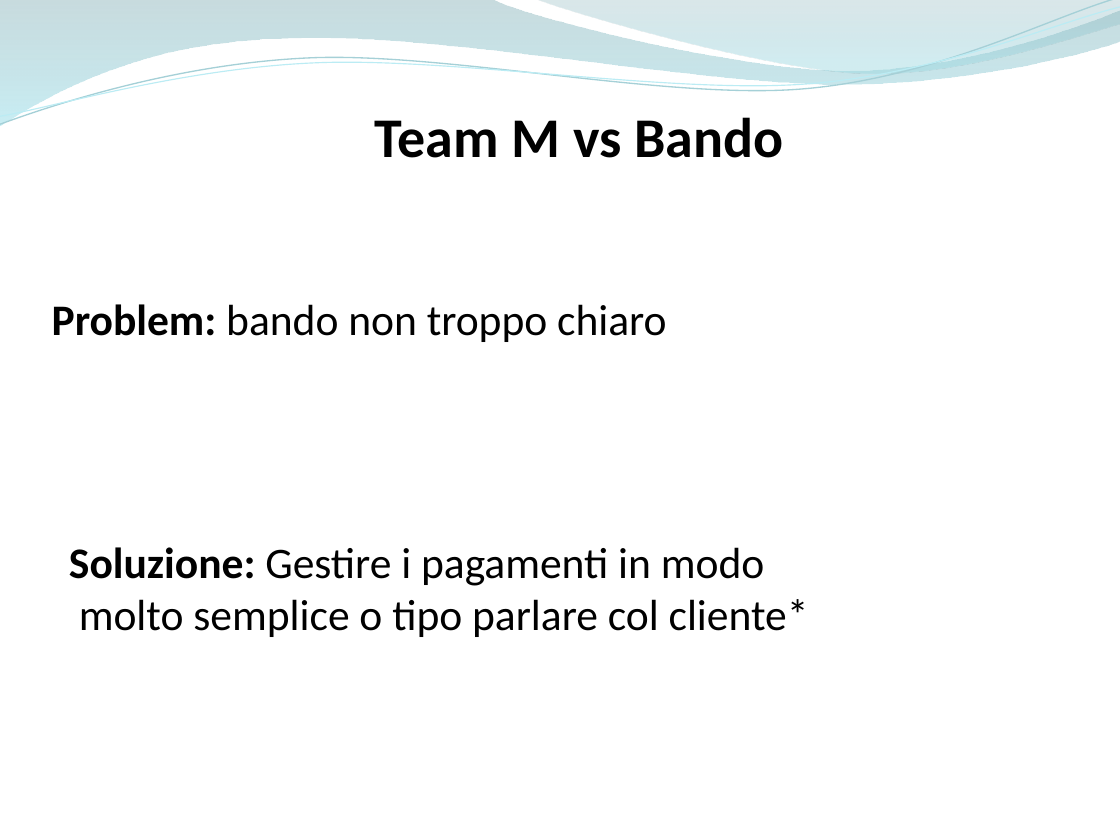
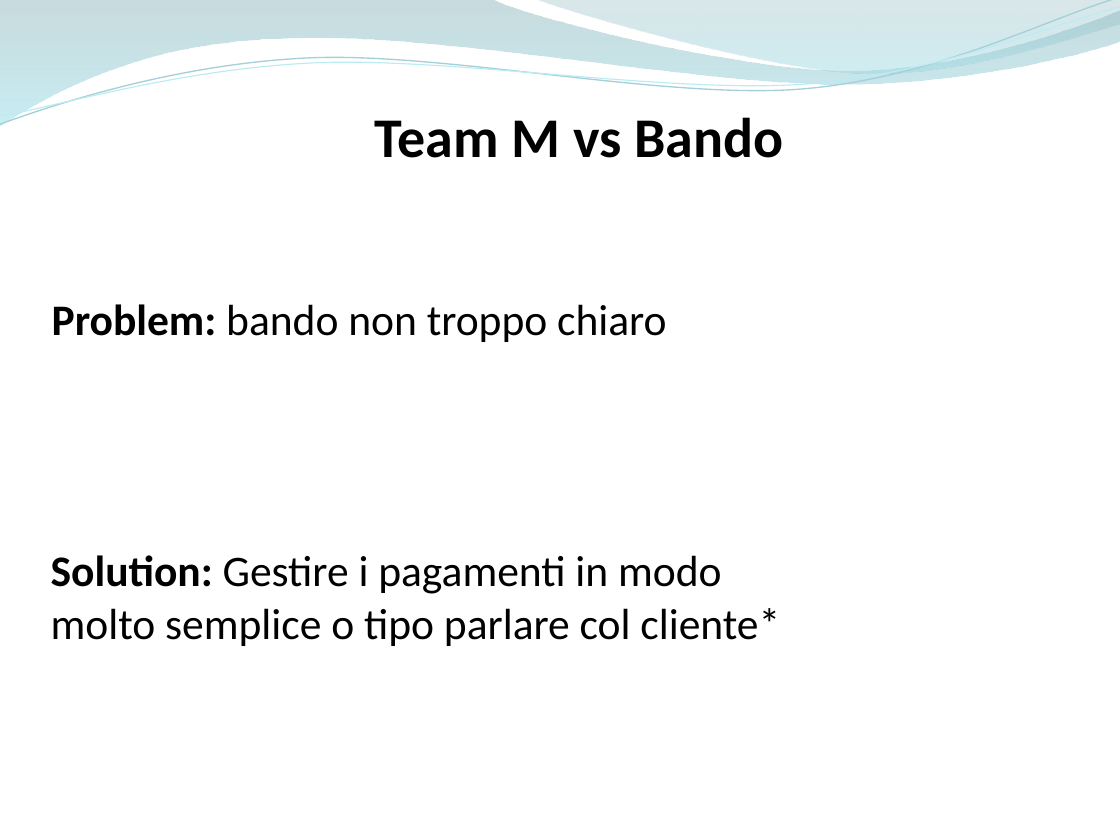
Before and after one commit to ammirate/at-silo, a slide deck: slide 4 of Presentazione/Atsilo2/Parisi/Atsilo_M_Parisi.pptx. Drawn at 1120x840 pixels with LibreOffice and Linux fonts; fonts in the diff are those of the drawing. Boxes give left, top, right and bottom in pixels: in the first picture for what was removed or moved away, otherwise in the second. Text is boxed around its words. In the diff, an @@ line names an element or a change of style, - is before the commit and + after.

```diff
--- a/Presentazione/Atsilo2/Parisi/Atsilo_M_Parisi.pptx
+++ b/Presentazione/Atsilo2/Parisi/Atsilo_M_Parisi.pptx
@@ text at <box>51,555,780,646</box>: text changed @@
-Soluzione: Gestire i pagamenti in modo molto semplice o tipo parlare col cliente*
+Solution: Gestire i pagamenti in modo molto semplice o tipo parlare col cliente*
```
Also in this commit, not shown: 5 other slides changed, 2 slides added.
